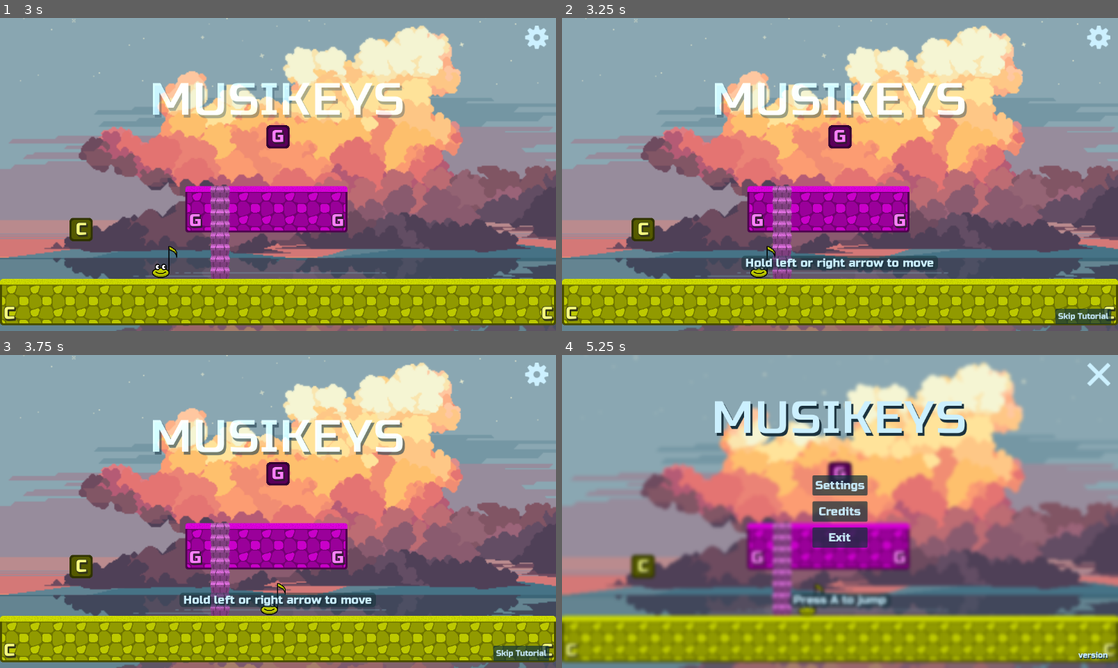
Above: before the commit, frames 1-4 (two rows, left to right).
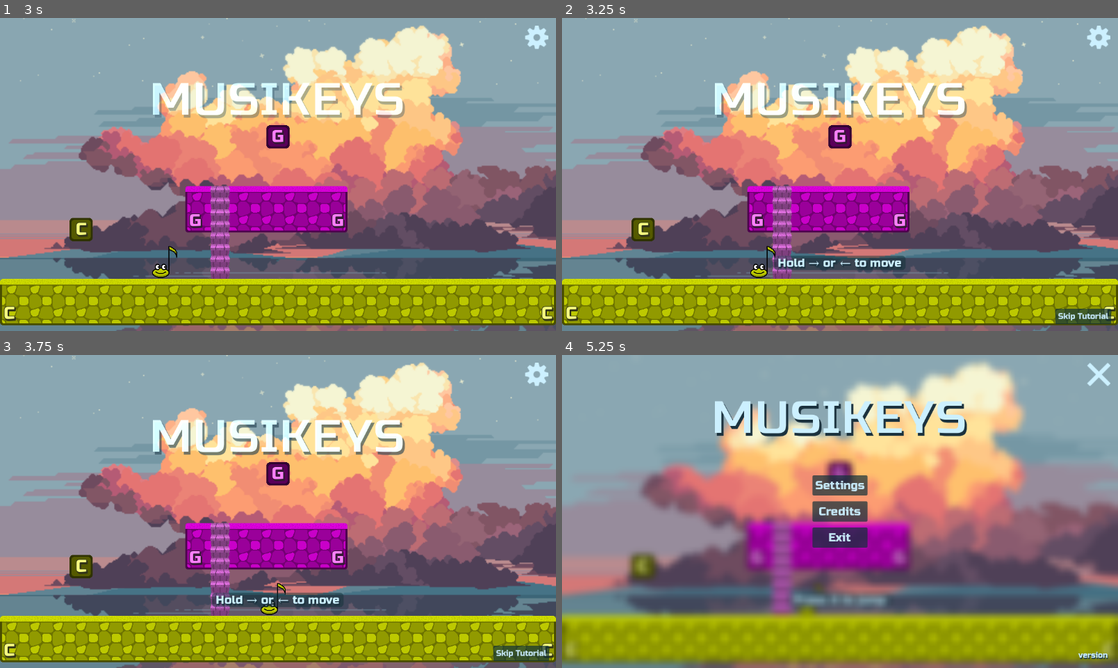
Above: after the commit, the same moments.

Repository: nicom7/game-off-2023
Game: Godot game, scene res://main.tscn
Same seed, same stepped clock (60 frames per second), same inputs: the game is played once before the commit and once after it.
Inputs (mouse positions are in pixels of both pictures, inside the frame that each line leads up to):
- Up to frame 1 (3 s): tap Enter at 0.5 s; hold Right (ui_right) 0.53-2.03 s; hold Left (ui_left) 2.03-2.78 s; hold Right (ui_right) from 2.78 s (still down)
- Up to frame 2 (3.25 s): keep holding Right (ui_right)
- Up to frame 3 (3.75 s): keep holding Right (ui_right)
- Up to frame 4 (5.25 s): release Right (ui_right) at 4.28 s; hold Left (ui_left) 4.28-5 s; click (1101, 373) at 5 s

Frame 1 is identical in both runs. In frame 2, 0.9% of the frame differs, in the area x 32-68%, y 76-81%; in frame 3, 0.9%; in frame 4, 2.8%, in the area x 0-100%, y 3-100%.

Commit message:
Set C-major scale for first 7-note sequence level
- Fix tutorial texts
- Fix level info random tonic/inversion incorrectly set: need to duplicate scale info to avoid it being overridden for each subsequent level using this same scale info.

Diff:
--- /dev/null
+++ b/levels/level_infos/level_c_major.tres
@@ -0,0 +1,17 @@
+[gd_resource type="Resource" script_class="RandomLevelInfo" load_steps=3 format=3 uid="uid://cl344rmbl5dg2"]
+
+[ext_resource type="Resource" uid="uid://cmfsibugya1o" path="res://levels/scales/no_accidentals/ionian.tres" id="1_g68l7"]
+[ext_resource type="Script" path="res://levels/random_level_info.gd" id="2_l1gfs"]
+
+[resource]
+script = ExtResource("2_l1gfs")
+note_count_min = 7
+note_count_max = 7
+random_tonic = false
+random_inversion = false
+scale_infos = Array[Resource("res://levels/scale_info.gd")]([ExtResource("1_g68l7")])
+stage_count_max = 4
+notes_per_stage_max = 2
+sequence_length_max = 8
+level_scene_path = "res://levels/world_a7.tscn"
+regenerate = false
--- a/levels/level_manager.gd
+++ b/levels/level_manager.gd
@@ -58,7 +58,7 @@
 	var notes_hash = notes.hash()
 	for p in _level_providers:
 		if notes_hash == p.stage_notes.hash():
-			push_warning("stage notes already exists in list (", notes, " == ", p.stage_notes, ")")
+			push_warning("stage notes already exists in list (", notes, ")")
 			return true
 
 	return false
--- a/levels/random_level_generator.gd
+++ b/levels/random_level_generator.gd
@@ -41,15 +41,16 @@
 
 func _load_scales():
 	for si in level_info.scale_infos:
-		var _degrees = si.degrees
+		var scale_info = si.duplicate()
+		var _degrees = scale_info.degrees
 		if not _degrees.is_empty():
 			if level_info.random_tonic:
-				si.tonic = randi_range(0, Globals.Tone.size() - 1) as Globals.Tone
+				scale_info.tonic = randi_range(0, Globals.Tone.size() - 1) as Globals.Tone
 			if level_info.random_inversion:
-				si.inversion = randi_range(0, _degrees.size() - 1)
-			si.notes = _get_notes_from_degrees(_degrees, si.tonic, si.inversion)
+				scale_info.inversion = randi_range(0, _degrees.size() - 1)
+			scale_info.notes = _get_notes_from_degrees(_degrees, scale_info.tonic, scale_info.inversion)
 
-		var _notes = si.notes
+		var _notes = scale_info.notes
 		if not _scales.has(_notes.size()):
 			_scales[_notes.size()] = []
 		_scales[_notes.size()].append(_notes)
--- a/levels/tutorials/accidentals_tutorial.gd
+++ b/levels/tutorials/accidentals_tutorial.gd
@@ -21,13 +21,13 @@
 	for t in _texts:
 		new_texts.append(Globals.format_input_actions(t))
 
-	_texts = new_texts
+	_texts = new_texts.duplicate()
 
 	new_texts.clear()
 	for t in _texts_web:
 		new_texts.append(Globals.format_input_actions(t))
 
-	_texts_web = new_texts
+	_texts_web = new_texts.duplicate()
 
 func _ready() -> void:
 	_setup_texts()
--- a/levels/tutorials/movement_tutorial.gd
+++ b/levels/tutorials/movement_tutorial.gd
@@ -42,13 +42,13 @@
 	for t in _texts:
 		new_texts.append(Globals.format_input_actions(t))
 
-	_texts = new_texts
+	_texts = new_texts.duplicate()
 
 	new_texts.clear()
 	for t in _texts_web:
 		new_texts.append(Globals.format_input_actions(t))
 
-	_texts_web = new_texts
+	_texts_web = new_texts.duplicate()
 
 func _ready() -> void:
 	_setup_texts()
--- a/main.tscn
+++ b/main.tscn
@@ -18,6 +18,7 @@
 [ext_resource type="Resource" uid="uid://hhlbue0uxe3j" path="res://levels/level_infos/levels_25_to_28.tres" id="13_a5w1c"]
 [ext_resource type="Resource" uid="uid://dvj6luy8yapbd" path="res://levels/level_infos/levels_29_to_32.tres" id="14_tvlkx"]
 [ext_resource type="Resource" uid="uid://vb68stjnq17" path="res://levels/level_infos/levels_33_to_36.tres" id="15_uux5b"]
+[ext_resource type="Resource" uid="uid://cl344rmbl5dg2" path="res://levels/level_infos/level_c_major.tres" id="17_qqbmw"]
 [ext_resource type="Resource" uid="uid://cq2qo3vej37in" path="res://levels/scales/no_accidentals/blues_major_pentatonic.tres" id="18_wdpug"]
 [ext_resource type="Resource" uid="uid://cmfsibugya1o" path="res://levels/scales/no_accidentals/ionian.tres" id="19_375dd"]
 [ext_resource type="Resource" uid="uid://cphl3kn807rbj" path="res://levels/scales/no_accidentals/major_pentatonic.tres" id="20_1ykna"]
@@ -201,7 +202,7 @@
 
 [node name="LevelManager" type="Node" parent="."]
 script = ExtResource("6_10awd")
-level_infos = Array[Resource("res://levels/level_info.gd")]( …(791 unchanged characters)…  ExtResource("14_tvlkx"), ExtResource("15_uux5b"), ExtResource("15_uux5b"), ExtResource …(132 unchanged characters)…
+level_infos = Array[Resource("res://levels/level_info.gd")]( …(791 unchanged characters)…  ExtResource("14_tvlkx"), ExtResource("17_qqbmw"), ExtResource("15_uux5b"), ExtResource …(132 unchanged characters)…
 
 [connection signal="finished" from="Transition" to="." method="_on_transition_finished"]
 [connection signal="timeout" from="Transition/FadeOutTimer" to="." method="_on_fade_out_timer_timeout"]
--- a/shaders/blur_material.tres
+++ b/shaders/blur_material.tres
@@ -4,4 +4,4 @@
 
 [resource]
 shader = ExtResource("1_4jb2t")
-shader_parameter/amount = 2.0
+shader_parameter/amount = 3.0
Not shown: 1 places in main.tscn that only renumber resources
